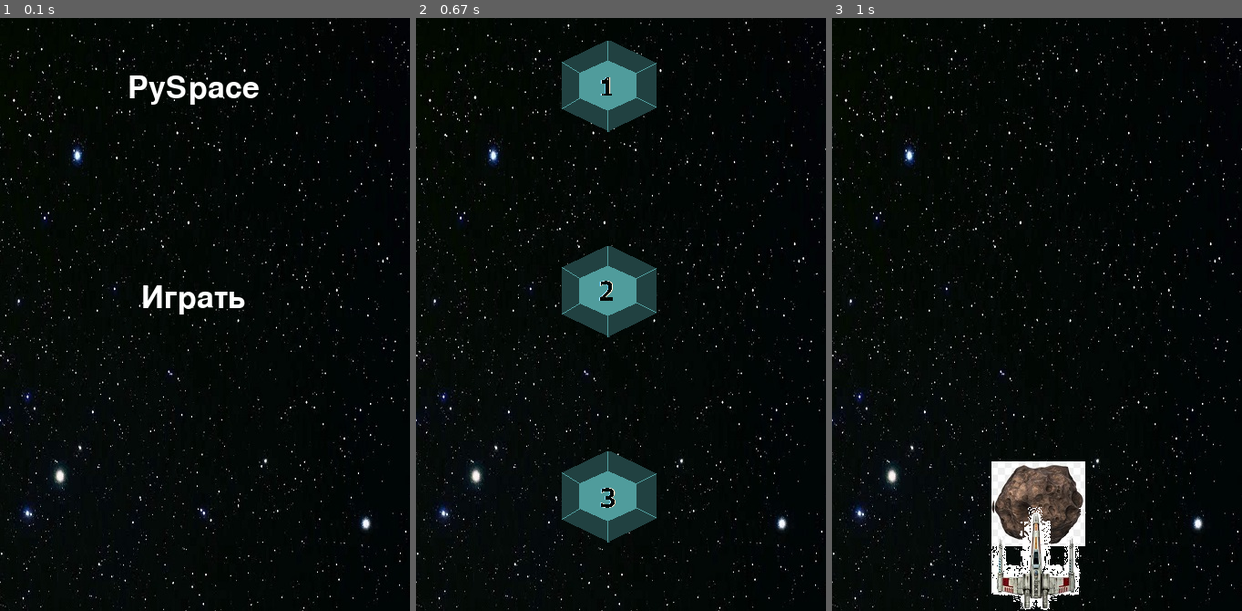
Above: before the commit, frames 1-3 (left to right).
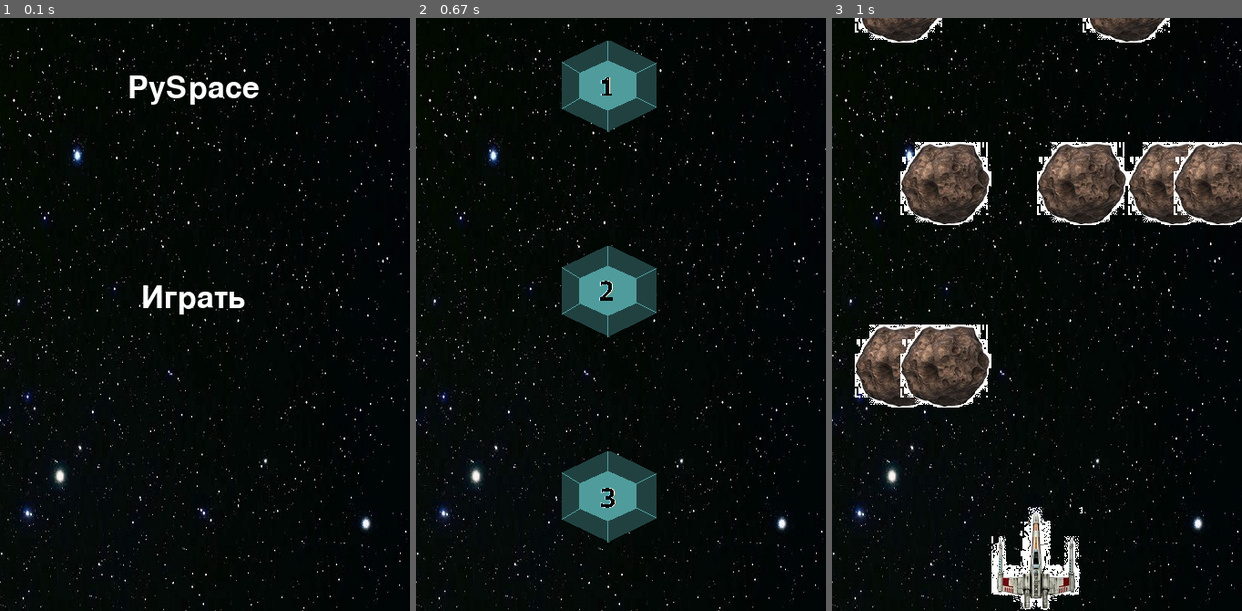
Above: after the commit, the same moments.

Repository: NotnaKO/pygame_project
Game: pygame game, started from game.py
Two runs of this game, one before a commit and one after it. Both use one fixed random seed, a clock stepped at 60 frames per second and the inputs below.
Inputs (mouse positions are in pixels of both pictures, inside the frame that each line leads up to):
- Up to frame 1 (0.1 s): no input
- Up to frame 2 (0.67 s): tap Enter at 0.33 s
- Up to frame 3 (1 s): click (1024, 89) at 0.72 s

Frames 1-2 are identical in both runs. In frame 3, 17% of the frame differs, in the area x 5-100%, y 0-90%.

Commit message:
Сделал начальную отрисовку уроня, немного изменил классы

Diff:
--- a/data/level1.txt
+++ b/data/level1.txt
@@ -1,2 +1,2 @@
-2m
+2m;4m;2m;3m;4m;1m;5m;7m;3m;9m;8m;9m;9m;5m;5m;1k;2k
 9
--- a/game.py
+++ b/game.py
@@ -2,7 +2,7 @@
 
 player_group = pygame.sprite.Group()
 meteors_group = pygame.sprite.Group()
-images = {'player': load_image('player.jpg', -1), 'meteor': load_image('meteor.jpg')}
+images = {'player': load_image('player.jpg', -1), 'meteor': load_image('meteor.jpg', -1)}
 
 
 class Player(pygame.sprite.Sprite):
@@ -10,7 +10,7 @@
         super().__init__(player_group, all_sprites)
         self.image = images['player']
         self.rect = self.image.get_rect()
-        self.rect.x = x
+        self.rect.x = x * COLCOUNT
         self.rect.y = y * GAME_SPEED
         self.play = True
         self.damage = 10
@@ -37,8 +37,11 @@
         self.image = images['meteor']
         self.rect = self.image.get_rect()
         self.rect.y = y * GAME_SPEED
-        self.rect.x = x
+        self.rect.x = x * COLCOUNT
         self.vect = [random.randint(-1, 1), random.randint(0, 1)]
+        self.damage = 50
+        self.health = 30
+
 
     def move(self):
         self.rect.x += self.vect[0]
@@ -59,8 +62,8 @@
         self.dy = -(target.rect.y + target.rect.h - HEIGHT)
 
 
-GAME_SPEED = 50
-COLCOUNT = WIDTH // 11  # Адаптировать к разным уровням
+GAME_SPEED = 200
+COLCOUNT = WIDTH // 9 # Адаптировать к разным уровням
 MYEVENTTYPE = 10
 start_screen()
 levelmap = display_lessons()
--- a/lessons.py
+++ b/lessons.py
@@ -68,6 +68,7 @@
                 sp1.extend((k, elem))
             sp.append(sp1)
     map = []
+    sp = sp[::-1]
     for i in range(len(sp)):
         s = []
         for j in range(0, len(sp[i]) - 1, 2):
Binary file changed: data/meteor.jpg
